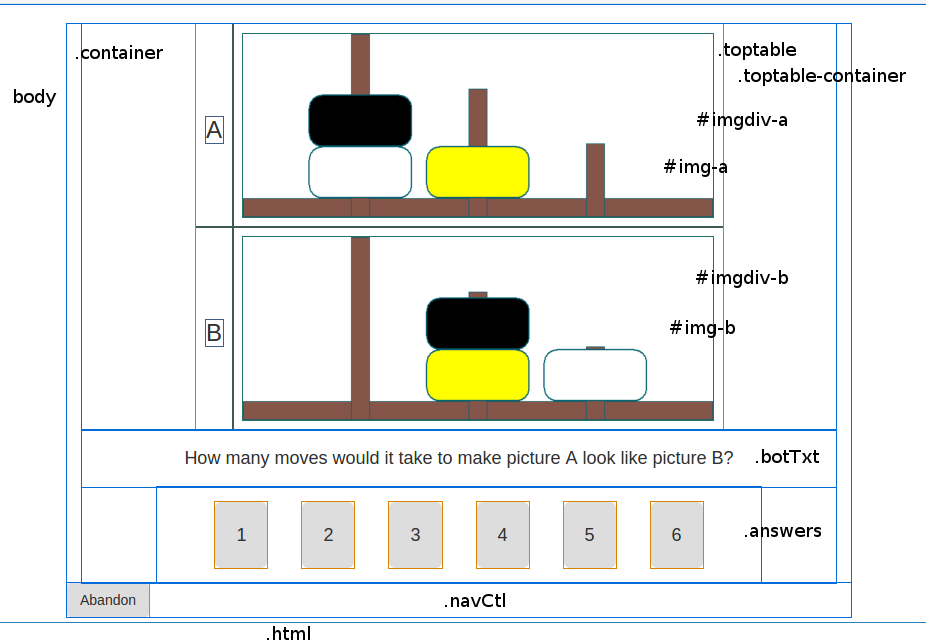
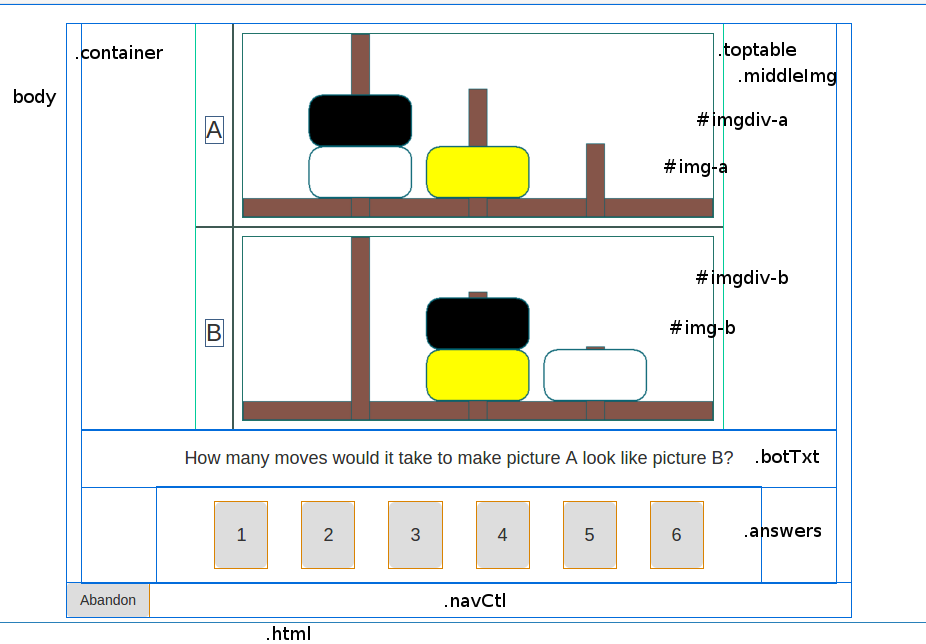
Before/after of a (926, 644) layered artwork. What changed in the layer stack:
renamed ".toptable-container" to ".middleImg", painted on it over (744, 68, 906, 86)
